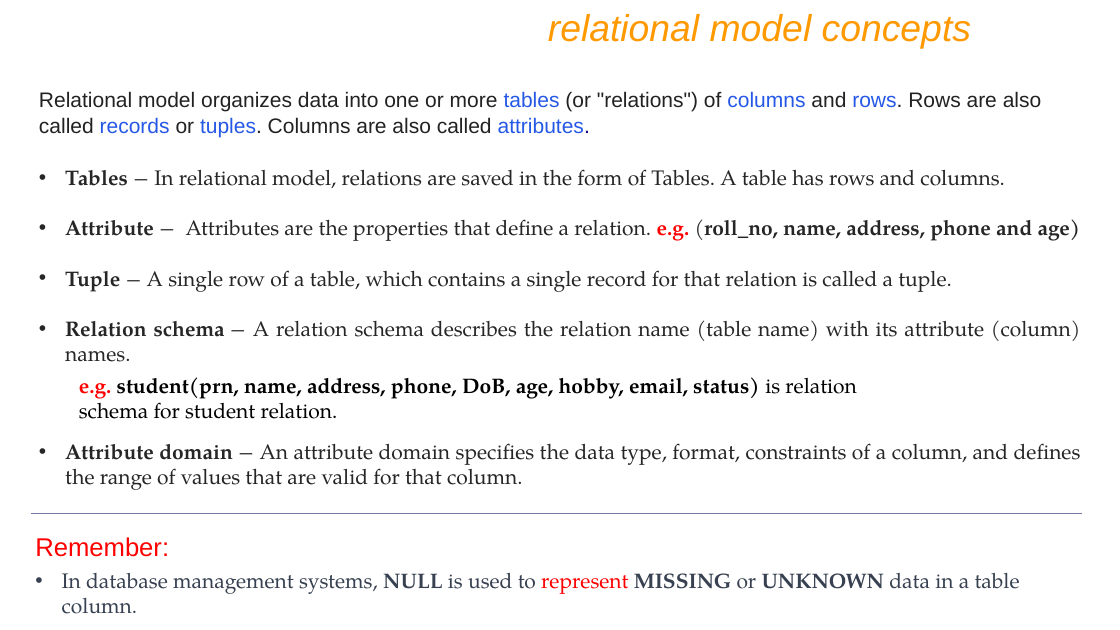
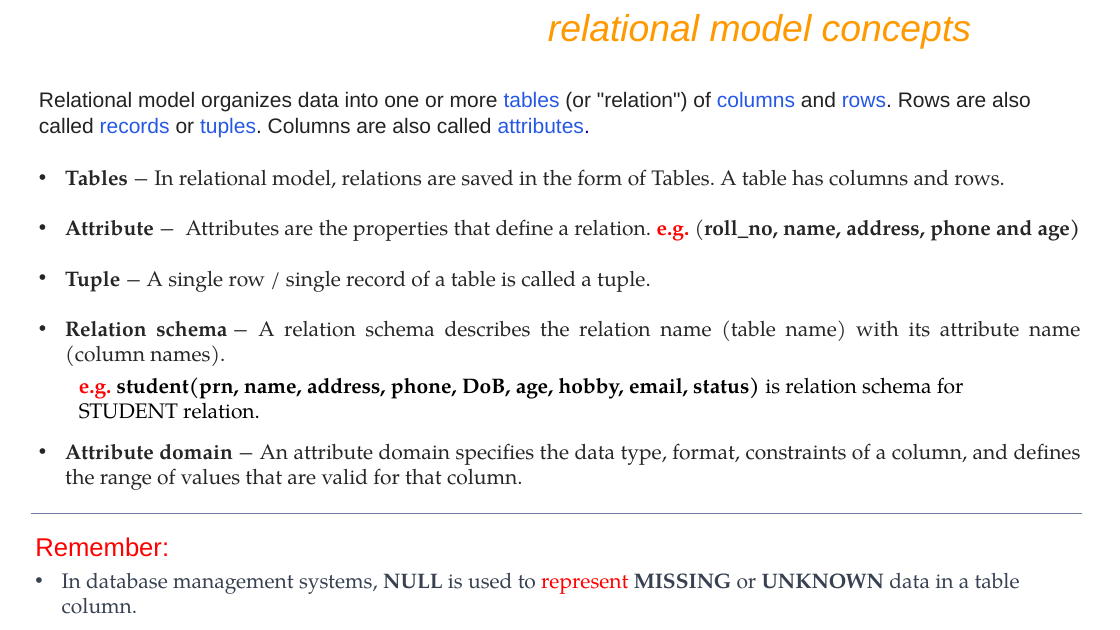
Before and after one commit to ShubhamPokale/DBMS_NOTES, a slide deck: slide 15 of IWAY MySQL PPT Ver9.pptx. Drawn at 1120x630 pixels with LibreOffice and Linux fonts; fonts in the diff are those of the drawing. Boxes give left, top, right and bottom in pixels: in the first picture for what was removed or moved away, otherwise in the second. Text is boxed around its words. In the diff, an @@ line names an element or a change of style, - is before the commit and + after.

```diff
--- a/IWAY MySQL PPT Ver9.pptx
+++ b/IWAY MySQL PPT Ver9.pptx
@@ text at (39,91,1031,137): text changed @@
-Relational model organizes data into one or more tables (or "relations") of columns and rows. Rows are also called records or tuples. Columns are also called attributes.
+Relational model organizes data into one or more tables (or "relation") of columns and rows. Rows are also called records or tuples. Columns are also called attributes.
@@ text at (65,169,1005,188): text changed @@
-• Tables − In relational model, relations are saved in the form of Tables. A table has rows and columns.
+• Tables − In relational model, relations are saved in the form of Tables. A table has columns and rows.
@@ text at (65,270,1080,366): text changed @@
-• Tuple − A single row of a table, which contains a single record for that relation is called a tuple.
-• Relation schema − A relation schema describes the relation name (table name) with its attribute (column) names.
+• Tuple − A single row / single record of a table is called a tuple.
+• Relation schema − A relation schema describes the relation name (table name) with its attribute name (column names).
@@ text at (79,377,963,419): text changed @@
-e.g. student(prn, name, address, phone, DoB, age, hobby, email, status) is relation schema for student relation.
+e.g. student(prn, name, address, phone, DoB, age, hobby, email, status) is relation schema for STUDENT relation.
```
Also in this commit, not shown: 34 other slides changed, 39 slides added, 65 slides removed, 6 other files.
